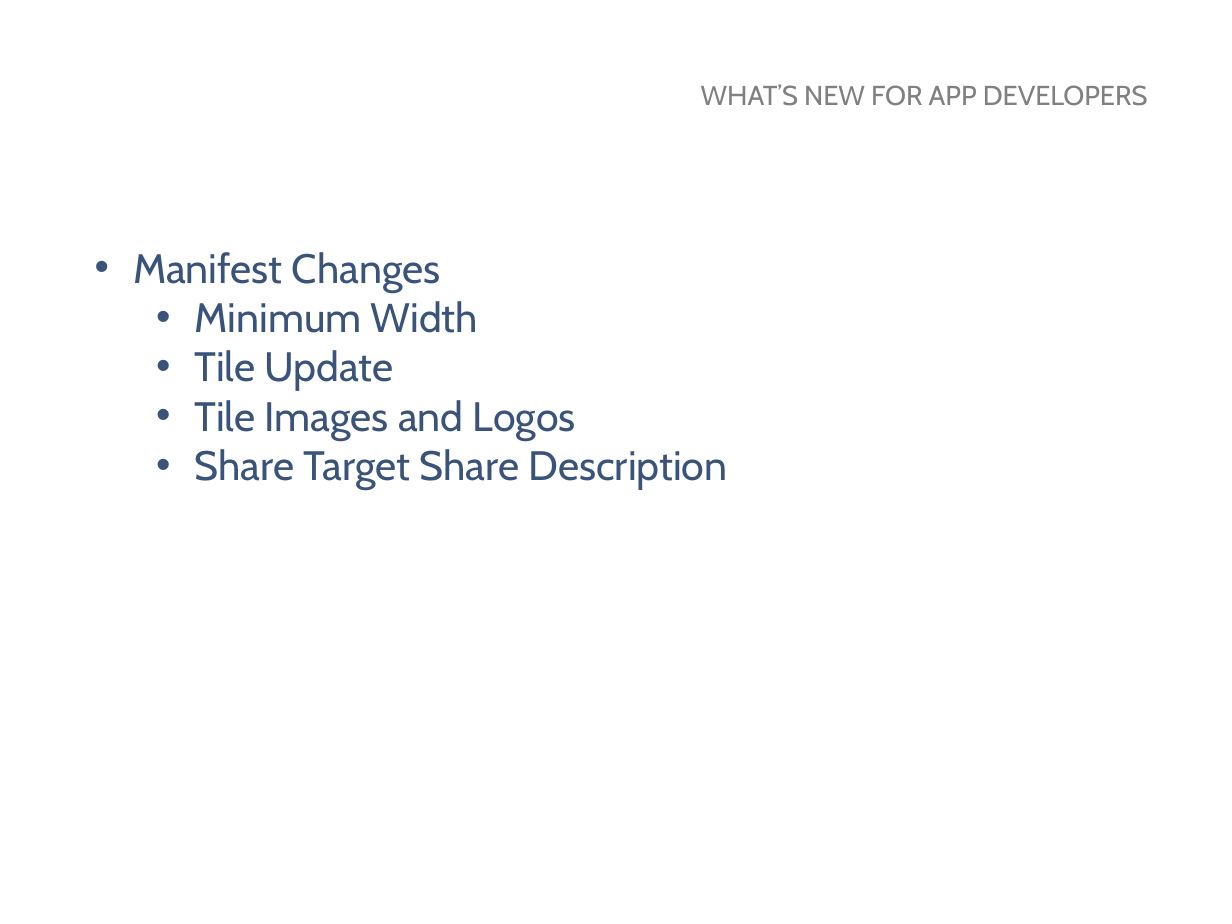
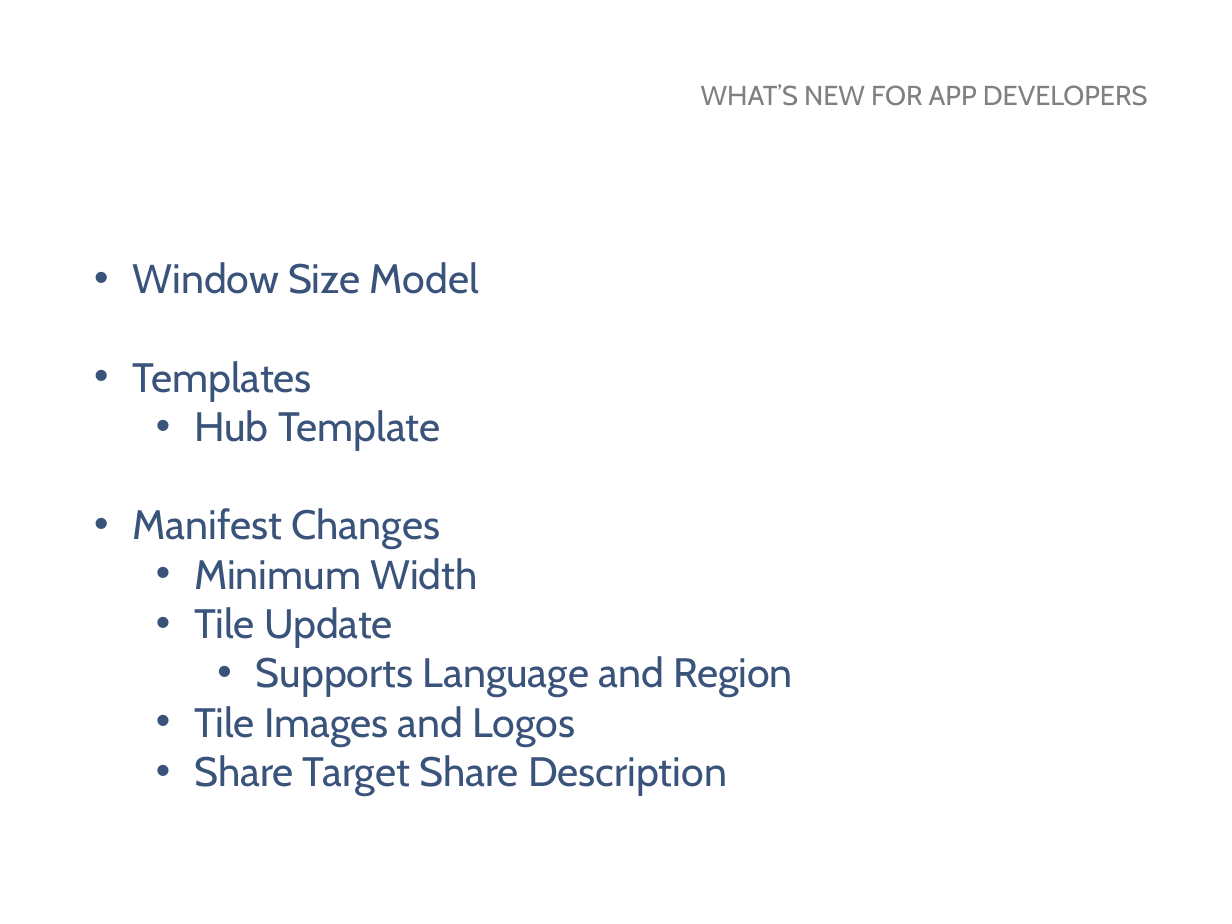
Before and after one commit to MarkerMetro/MarkerMetro.Talks, a slide deck: slide 8 of WhatsNewInWindows81/WhatsNewInWindows81.pptx (slide 9 before the commit). Drawn at 1232x924 pixels with LibreOffice and Linux fonts; fonts in the diff are those of the drawing; background and template pictures are left out. Boxes give left, top, right and bottom in pixels: in the first picture for what was removed or moved away, otherwise in the second. Text is boxed around its words. In the diff, an @@ line names an element or a change of style, - is before the commit and + after.

Commit message:
Updated slides

```diff
--- a/WhatsNewInWindows81/WhatsNewInWindows81.pptx
+++ b/WhatsNewInWindows81/WhatsNewInWindows81.pptx
@@ text "Window Size Model": place and size @@
-text "Window Size Model" at [133, 252, 728, 490]
+text "Window Size Model" at [133, 262, 793, 796]
@@ text at [133, 262, 479, 451]: paragraphs added @@
+• Window Size Model
+• Templates
+  • Hub Template
@@ text at [256, 656, 793, 697]: paragraph added @@
+    • Supports Language and Region
```
Also in this commit, not shown: 5 slides added, 2 slides removed.
